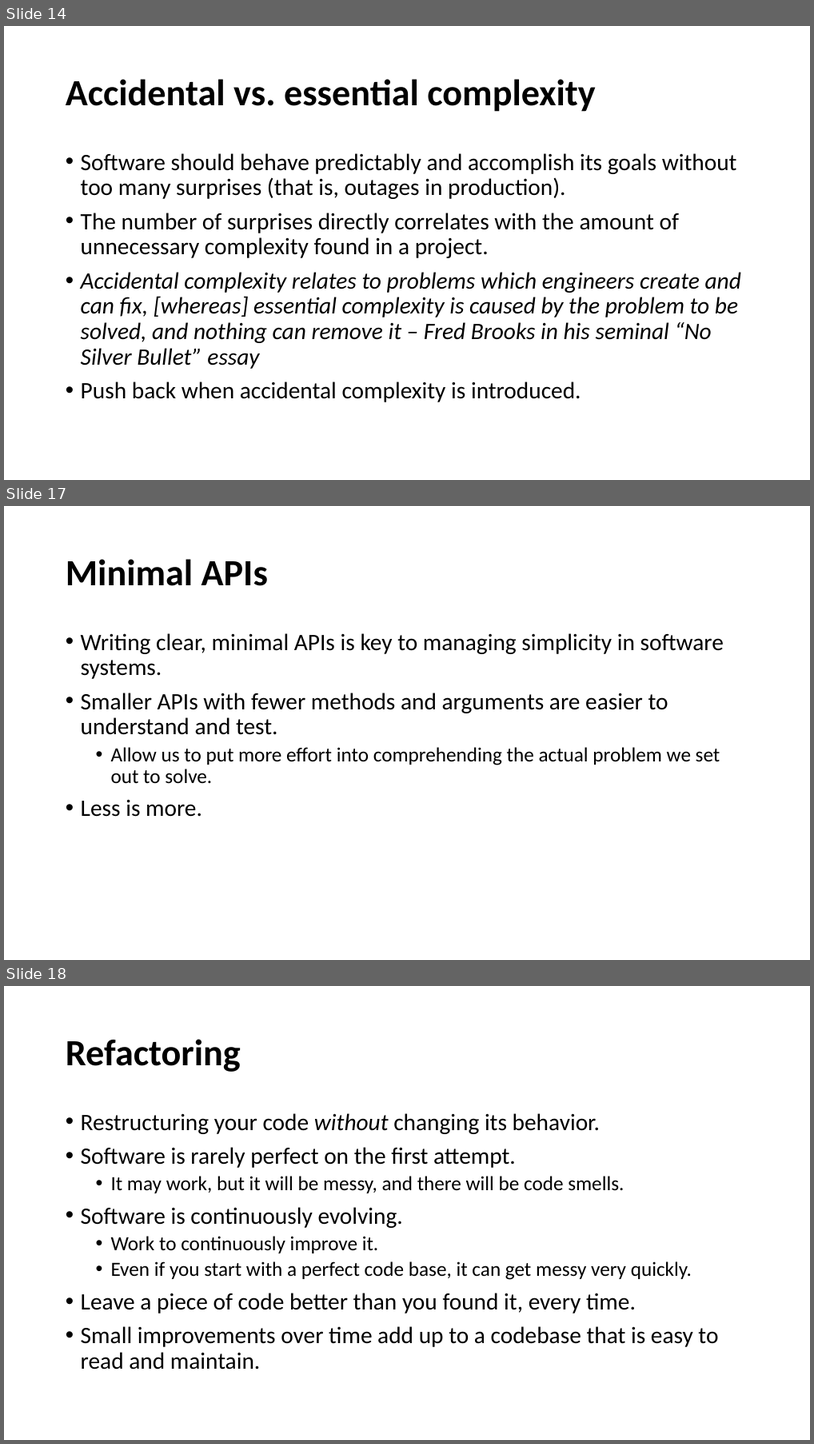
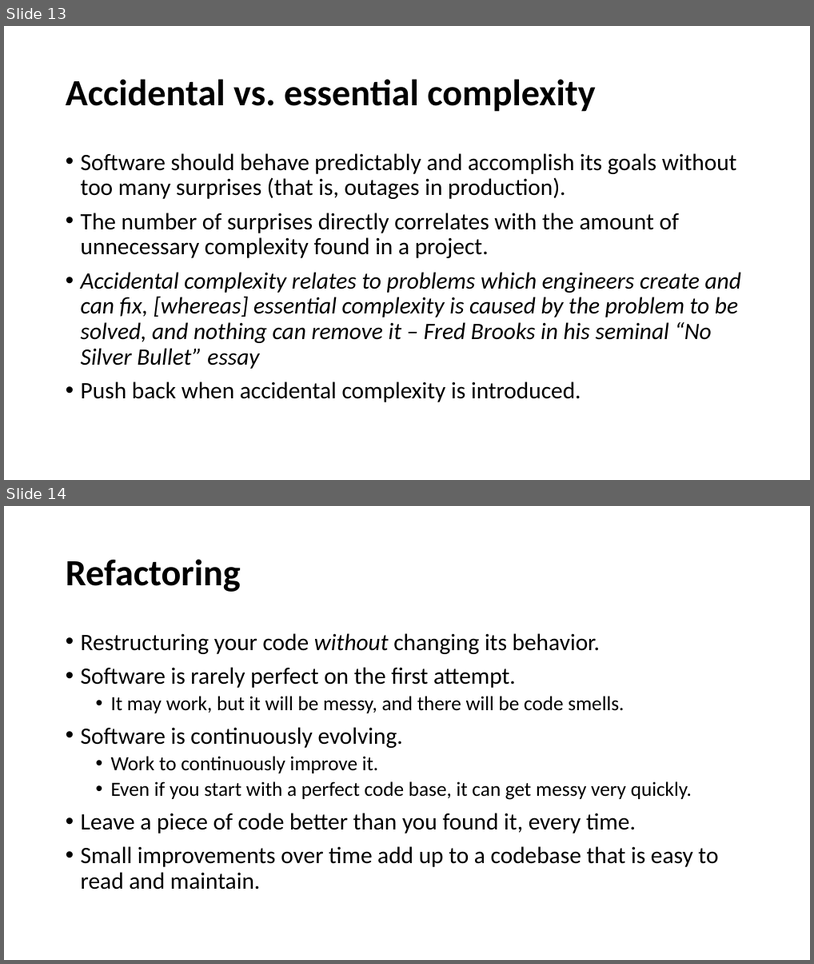
Before and after one commit to cebartling/test-driven, a slide deck: presentations/Introduction to Test-Driven Development.pptx. Shown one above the other, each under a label of ours: slides 14, 17 and 18 before the commit, slides 13 and 14 after it; the slides between them are not shown. The pictures are 814x1444 and 814x964 pixels, drawn with LibreOffice and Linux fonts; fonts in the diff are those of the drawing. Boxes give left, top, right and bottom in pixels: in the first picture for what was removed or moved away, otherwise in the second. Text is boxed around its words. In the diff, an @@ line names an element or a change of style, - is before the commit and + after.

```diff
--- a/presentations/Introduction to Test-Driven Development.pptx
+++ b/presentations/Introduction to Test-Driven Development.pptx
@@ slide 17 removed at (x1=4, y1=506, x2=810, y2=960), background #FFFFFF @@
@@ title removed at (x1=66, y1=559, x2=268, y2=586) @@
-Minimal APIs
@@ text removed at (x1=81, y1=633, x2=724, y2=816) @@
-• Writing clear, minimal APIs is key to managing simplicity in software systems.
-• Smaller APIs with fewer methods and arguments are easier to understand and test.
-  • Allow us to put more effort into comprehending the actual problem we set out to solve.
-• Less is more.
@@ what was slide 14 is now slide 13 @@
@@ what was slide 18 is now slide 14 @@
```
Also in this commit, not shown: 3 other slides removed.
